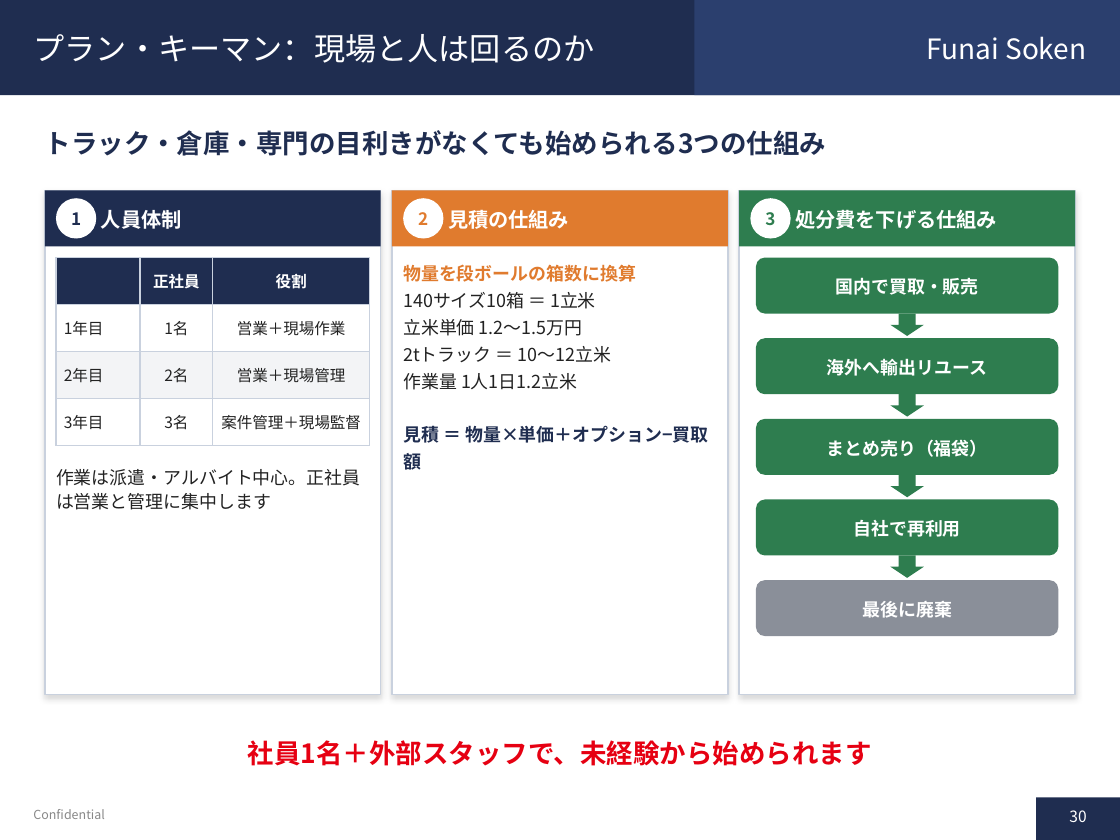
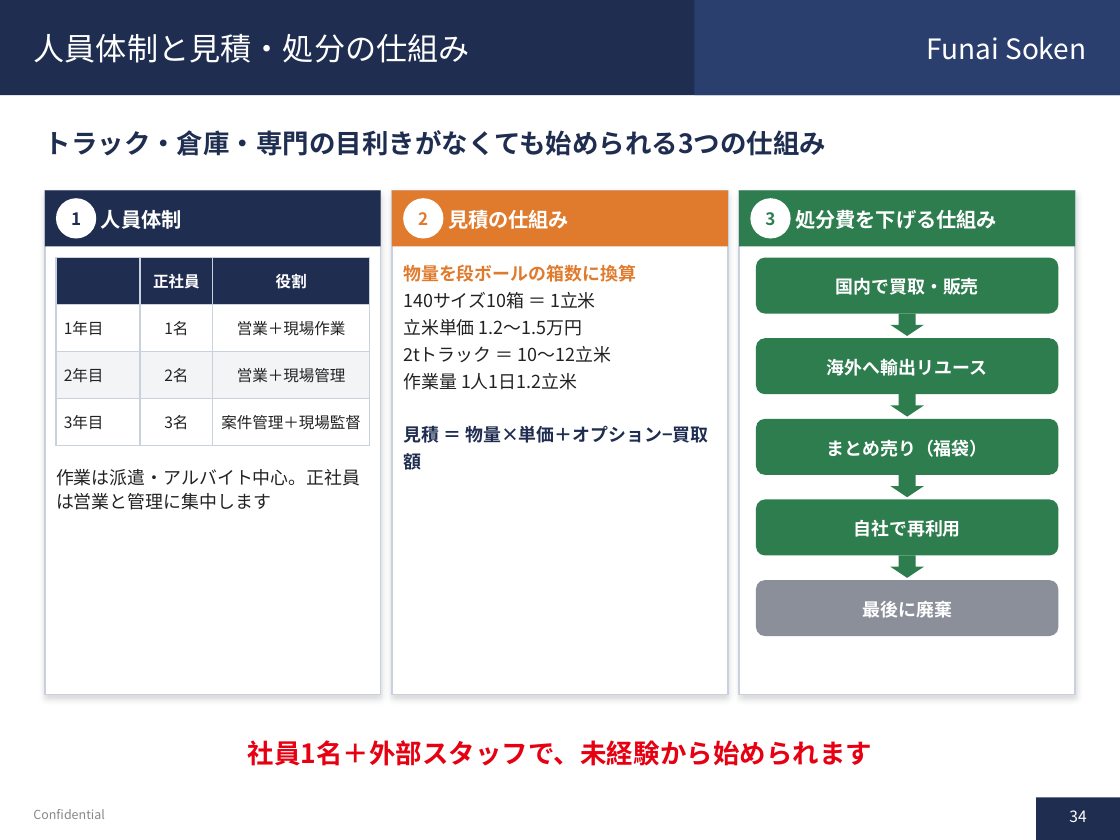
Before and after one commit to soshiro-iki-sys/-, a slide deck: slide 34 of proposals/遺品整理事業_企画書.pptx (slide 30 before the commit). Drawn at 1120x840 pixels with LibreOffice and Linux fonts; fonts in the diff are those of the drawing. Boxes give left, top, right and bottom in pixels: in the first picture for what was removed or moved away, otherwise in the second. Text is boxed around its words. In the diff, an @@ line names an element or a change of style, - is before the commit and + after.

```diff
--- a/proposals/遺品整理事業_企画書.pptx
+++ b/proposals/遺品整理事業_企画書.pptx
@@ title at bbox=[34, 34, 470, 63]: text changed @@
-プラン・キーマン：現場と人は回るのか
+人員体制と見積・処分の仕組み
@@ page number at bbox=[1069, 810, 1086, 822]: text changed @@
-30
+34
```
Also in this commit, not shown: 28 other slides changed, 6 slides added, 14 slides removed, 1 other file.
